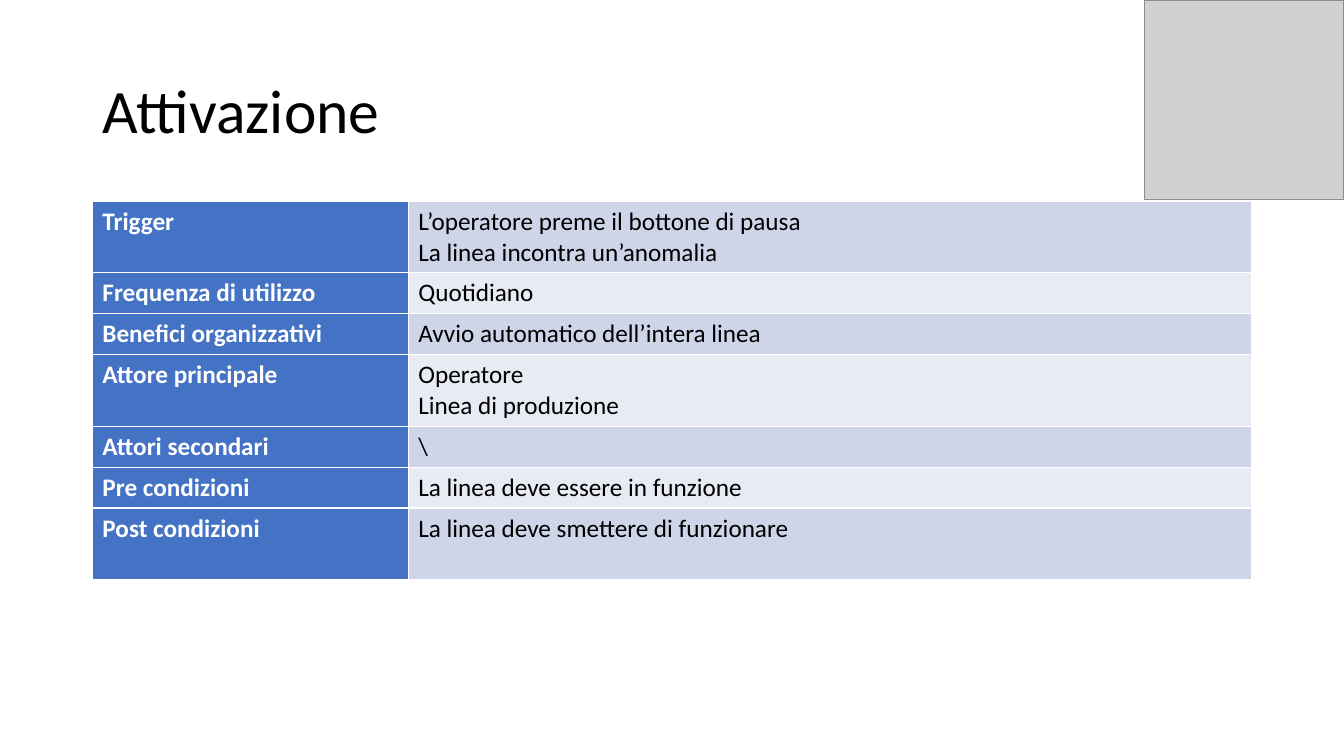
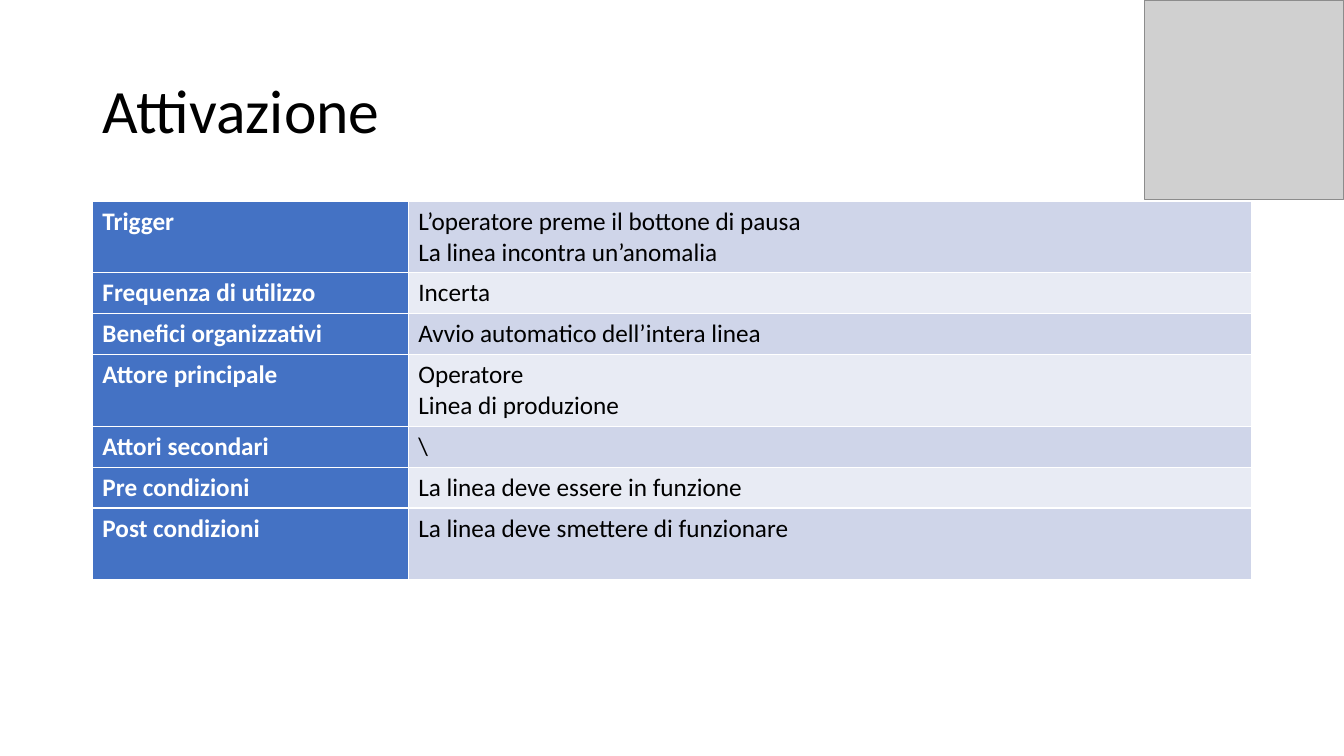
Before and after one commit to itsar19-20/mes, a slide deck: slide 3 of docs/Pausa_lavorazione.pptx. Drawn at 1344x756 pixels with LibreOffice and Linux fonts; fonts in the diff are those of the drawing; grey boxes stand for pictures. Boxes give left, top, right and bottom in pixels: in the first picture for what was removed or moved away, otherwise in the second. Text is boxed around its words. In the diff, an @@ line names an element or a change of style, - is before the commit and + after.

```diff
--- a/docs/Pausa_lavorazione.pptx
+++ b/docs/Pausa_lavorazione.pptx
@@ table at box(93, 202, 1252, 577) @@
-row 2, column 2: Quotidiano
+row 2, column 2: Incerta
```
